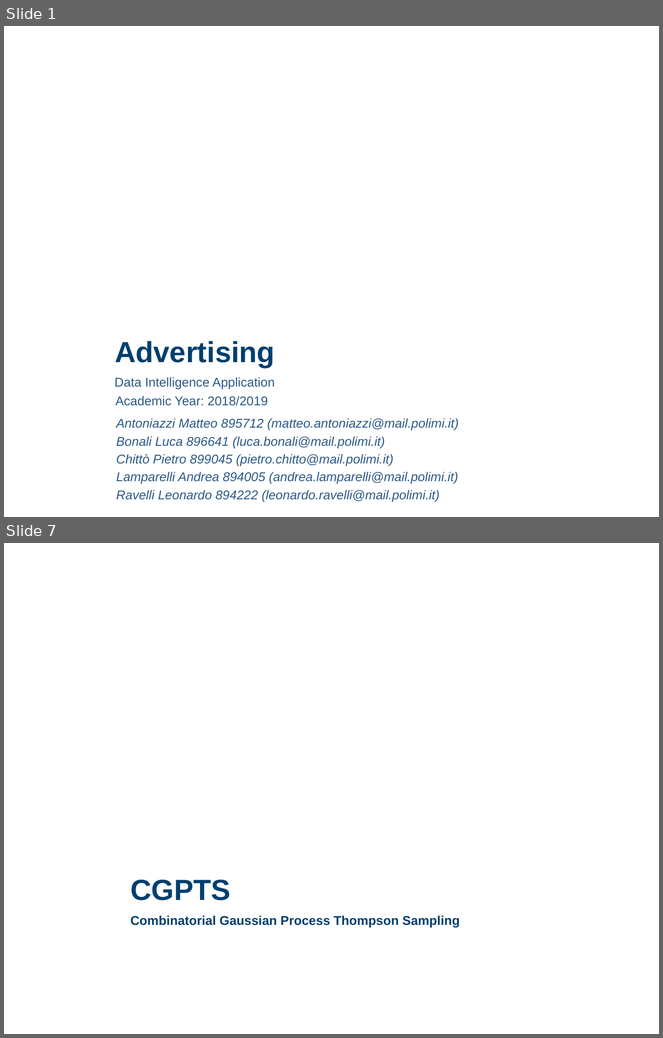
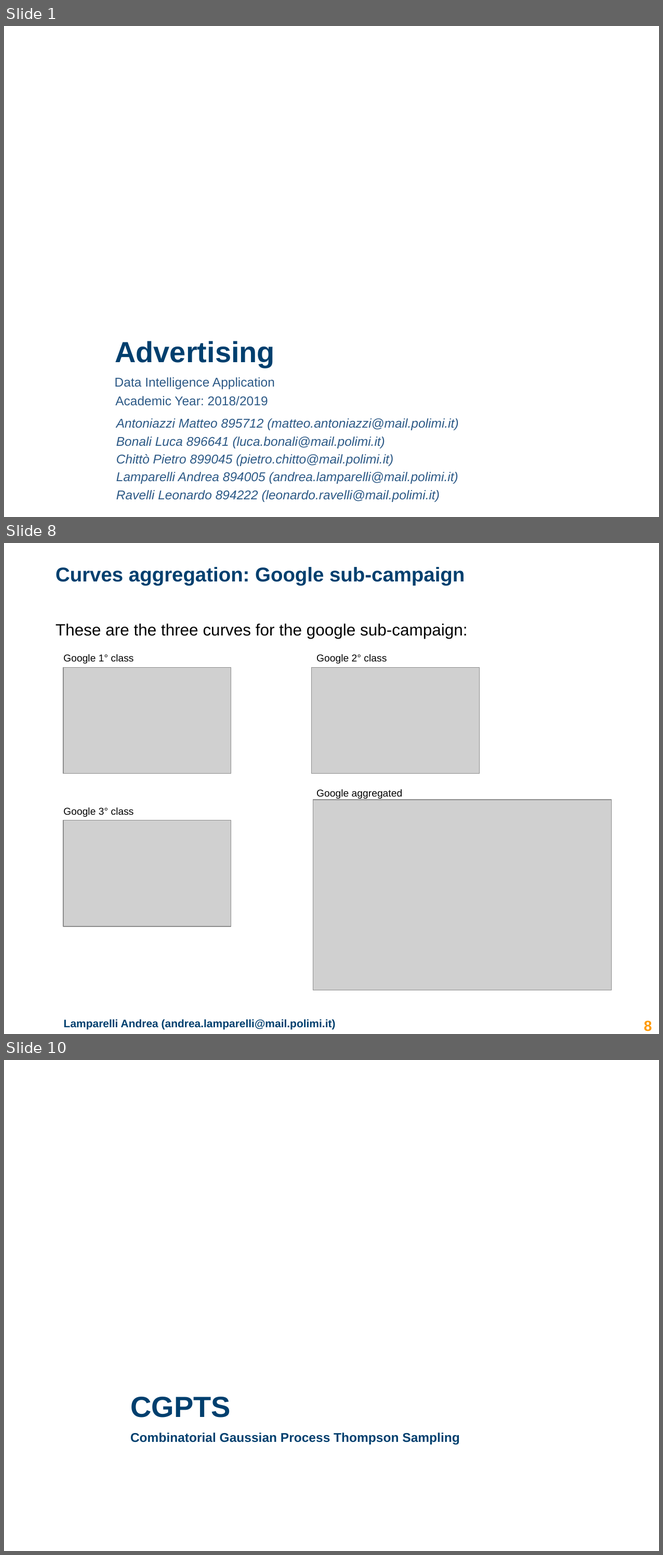
Before and after one commit to lucabonali/AdvertisingDIA, a slide deck: advertising_presentation.pptx. Shown one above the other, each under a label of ours: slides 1 and 7 before the commit, slides 1, 8 and 10 after it; the slides between them are not shown. The pictures are 663x1038 and 663x1555 pixels, drawn with LibreOffice and Linux fonts; fonts in the diff are those of the drawing; grey boxes stand for pictures; background and template pictures are left out. Boxes give left, top, right and bottom in pixels: in the first picture for what was removed or moved away, otherwise in the second. Text is boxed around its words. In the diff, an @@ line names an element or a change of style, - is before the commit and + after.

```diff
--- a/advertising_presentation.pptx
+++ b/advertising_presentation.pptx
@@ slide 8 added at (x1=4, y1=543, x2=659, y2=1034), background #FFFFFF @@
@@ title added at (x1=55, y1=567, x2=465, y2=586), 22 pt, text #003F6E, bold @@
+Curves aggregation: Google sub-campaign
@@ text added at (x1=55, y1=624, x2=467, y2=639), 18 pt, text #000000 @@
+These are the three curves for the google sub-campaign:
@@ text added at (x1=63, y1=654, x2=134, y2=664), 11 pt, text #000000 @@
+Google 1° class
@@ picture added at (x1=64, y1=667, x2=231, y2=774) @@
@@ picture added at (x1=312, y1=667, x2=480, y2=774) @@
@@ text added at (x1=317, y1=654, x2=387, y2=664), 11 pt, text #000000 @@
+Google 2° class
@@ text added at (x1=317, y1=789, x2=403, y2=799), 11 pt, text #000000 @@
+Google aggregated
@@ text added at (x1=63, y1=808, x2=134, y2=817), 11 pt, text #000000 @@
+Google 3° class
@@ picture added at (x1=313, y1=800, x2=611, y2=991) @@
@@ picture added at (x1=64, y1=821, x2=231, y2=927) @@
@@ text added at (x1=64, y1=1019, x2=336, y2=1030), 12 pt, text #003F6E, bold @@
+Lamparelli Andrea (andrea.lamparelli@mail.polimi.it)
@@ page number added at (x1=644, y1=1021, x2=652, y2=1032), 16 pt, text #FF9900, bold @@
+8
@@ what was slide 7 is now slide 10 @@
```
Also in this commit, not shown: 3 slides changed, 4 other slides added, 6 slides removed.
